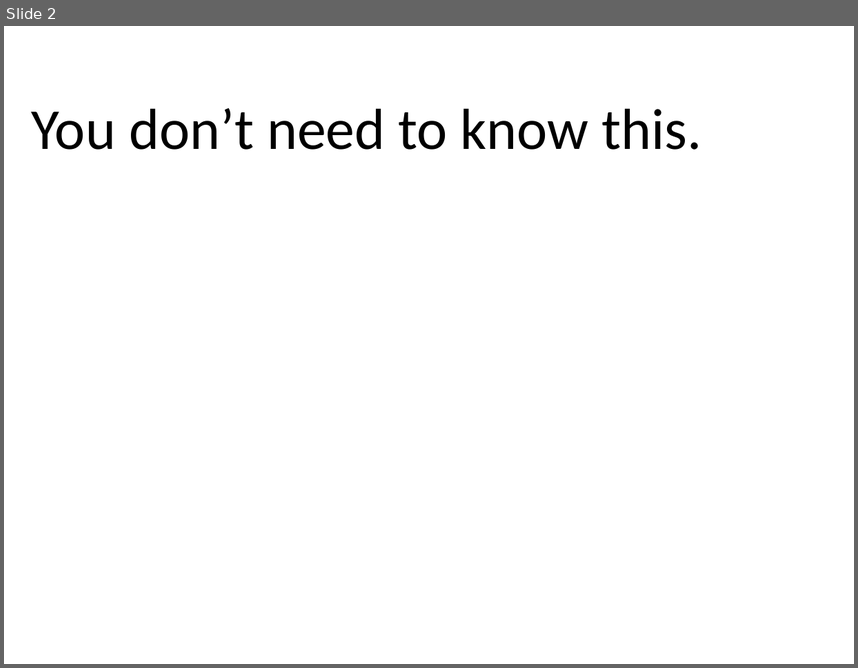
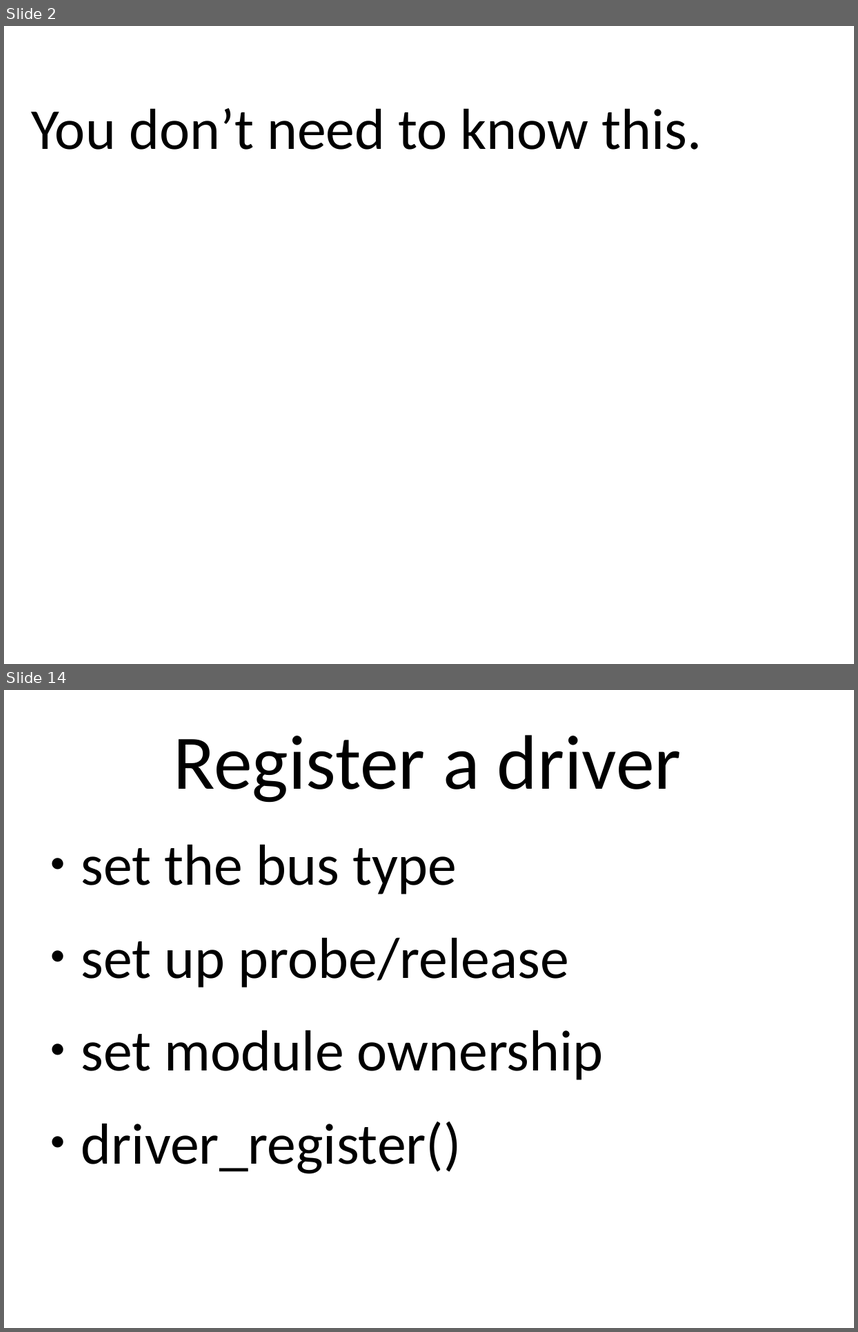
Before and after one commit to gregkh/presentation-driver-model, a slide deck: driver-model.odp. Shown one above the other, each under a label of ours: slide 2 before the commit, slides 2 and 14 after it; the slides between them are not shown. The pictures are 858x668 and 858x1332 pixels, drawn with LibreOffice and Linux fonts; fonts in the diff are those of the drawing. Boxes give left, top, right and bottom in pixels: in the first picture for what was removed or moved away, otherwise in the second. Text is boxed around its words. In the diff, an @@ line names an element or a change of style, - is before the commit and + after.

```diff
--- a/driver-model.odp
+++ b/driver-model.odp
@@ slide 14 added at (x1=4, y1=690, x2=854, y2=1328), background #FFFFFF @@
@@ text added at (x1=173, y1=735, x2=682, y2=802), 72 pt, text #000000 @@
+Register a driver
@@ text added at (x1=81, y1=844, x2=604, y2=1174), 54 pt, text #000000 @@
+● set the bus type
+● set up probe/release
+● set module ownership
+● driver_register()
```
Also in this commit, not shown: 4 slides changed, 9 other slides added, 10 slides removed.
